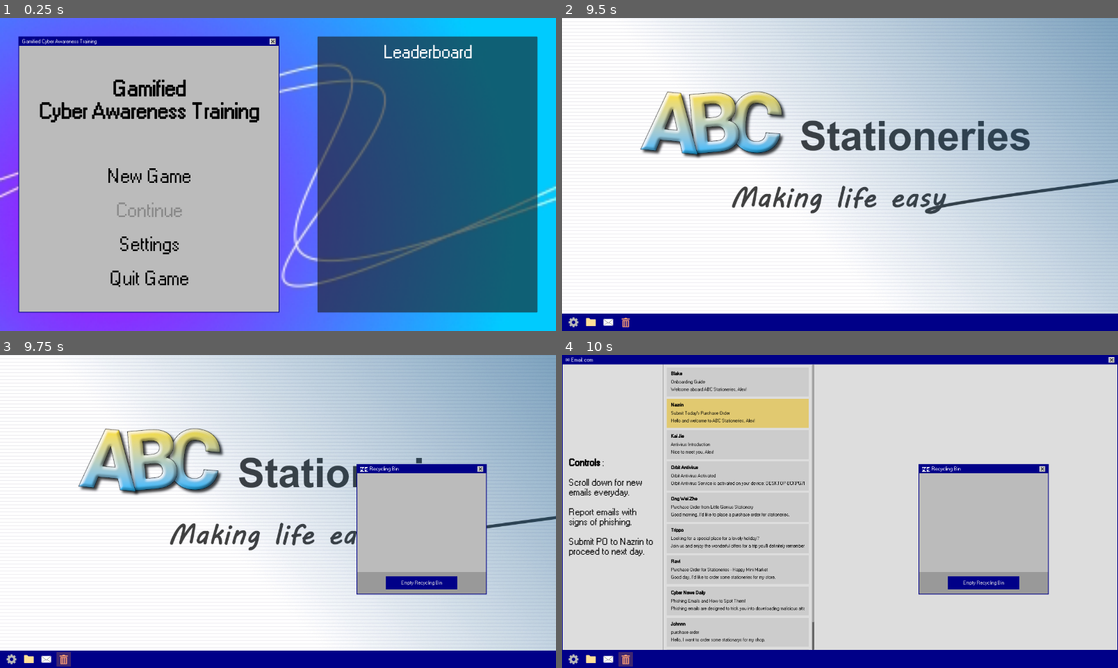
Above: before the commit, frames 1-4 (two rows, left to right).
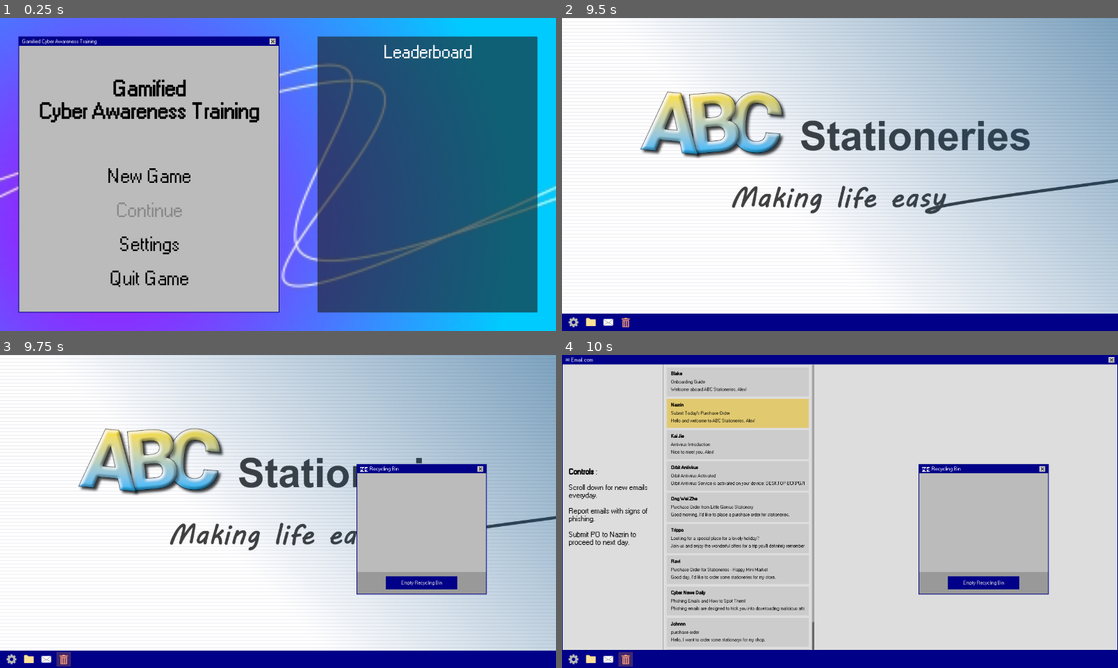
Above: after the commit, the same moments.

Repository: Wong-Kai-Lun/gamified-cybersecurity-awareness-training
Game: Godot game, scene res://game/main_menu/main_menu.tscn
Same seed, same stepped clock (60 frames per second), same inputs: the game is played once before the commit and once after it.
Inputs (mouse positions are in pixels of both pictures, inside the frame that each line leads up to):
- Up to frame 1 (0.25 s): no input
- Up to frame 2 (9.5 s): click "New Game" at 0.5 s; click (834, 143) at 1.27 s; type "Alex" at 1.35 s; click (806, 161) at 1.5 s; type "12" at 1.58 s; click "New Game" at 2 s; click "Play" at 2.75 s; click "Inv" at 3.5 s; click "3M" at 4.25 s; click (623, 321) at 5 s; click "Inv" at 5.75 s; click "3M" at 6.5 s; click (623, 321) at 7.25 s; click "Inv" at 8 s; click "3M" at 8.75 s
- Up to frame 3 (9.75 s): click (61, 658) at 9.5 s
- Up to frame 4 (10 s): no input

Frames 1-3 are identical in both runs. In frame 4, 1.4% of the frame differs, in the area x 1-17%, y 32-65%.

Commit message:
Exported Game Executable

Diff:
--- a/godot/game/autoload/email_database.gd
+++ b/godot/game/autoload/email_database.gd
@@ -27,9 +27,9 @@
 		dir.list_dir_begin()
 		var file_name := dir.get_next()
 		while file_name != "":
-			if file_name.ends_with(".tres"):
-				var id := file_name.get_basename()
-				var full_path = dir_path + "/" + file_name
+			if file_name.ends_with(".tres") or file_name.ends_with(".tres.remap"):
+				var id := file_name.get_basename().replace(".tres", "")
+				var full_path = dir_path + "/" + id + ".tres"
 				_email_paths[id] = full_path
 			file_name = dir.get_next()
 		dir.list_dir_end()
--- a/godot/game/autoload/file_database.gd
+++ b/godot/game/autoload/file_database.gd
@@ -27,9 +27,9 @@
 		dir.list_dir_begin()
 		var file_name := dir.get_next()
 		while file_name != "":
-			if file_name.ends_with(".tres"):
-				var id := file_name.get_basename()
-				var full_path = dir_path + "/" + file_name
+			if file_name.ends_with(".tres") or file_name.ends_with(".tres.remap"):
+				var id := file_name.get_basename().replace(".tres", "")
+				var full_path = dir_path + "/" + id + ".tres"
 				_file_paths[id] = full_path
 			file_name = dir.get_next()
 		dir.list_dir_end()
--- a/godot/game/autoload/saveload_service.gd
+++ b/godot/game/autoload/saveload_service.gd
@@ -18,6 +18,10 @@
 
 func load_game() -> void:
 	var file := FileAccess.open("user://save_file.json", FileAccess.READ)
+
+	if not file:
+		push_warning("save file not found!")
+
 	var content = file.get_as_text()
 	var loaded_dict = JSON.parse_string(content)
 
--- a/godot/game/main_game/programs/email_client/email_client.tscn
+++ b/godot/game/main_game/programs/email_client/email_client.tscn
@@ -67,8 +67,8 @@
 size_flags_vertical = 4
 focus_mode = 2
 theme_override_colors/default_color = Color(0, 0, 0, 1)
-theme_override_font_sizes/normal_font_size = 30
-theme_override_font_sizes/bold_font_size = 30
+theme_override_font_sizes/normal_font_size = 24
+theme_override_font_sizes/bold_font_size = 24
 bbcode_enabled = true
 text = "[b]Controls[/b] :
 
Not shown, added: godot/export_presets.cfg
Not shown, added: gamified-cyber-awareness-training.exe
Not shown, added: godot/gamified-cyber-awareness-training.console.exe
Not shown, added: godot/gamified-cyber-awareness-training.exe
